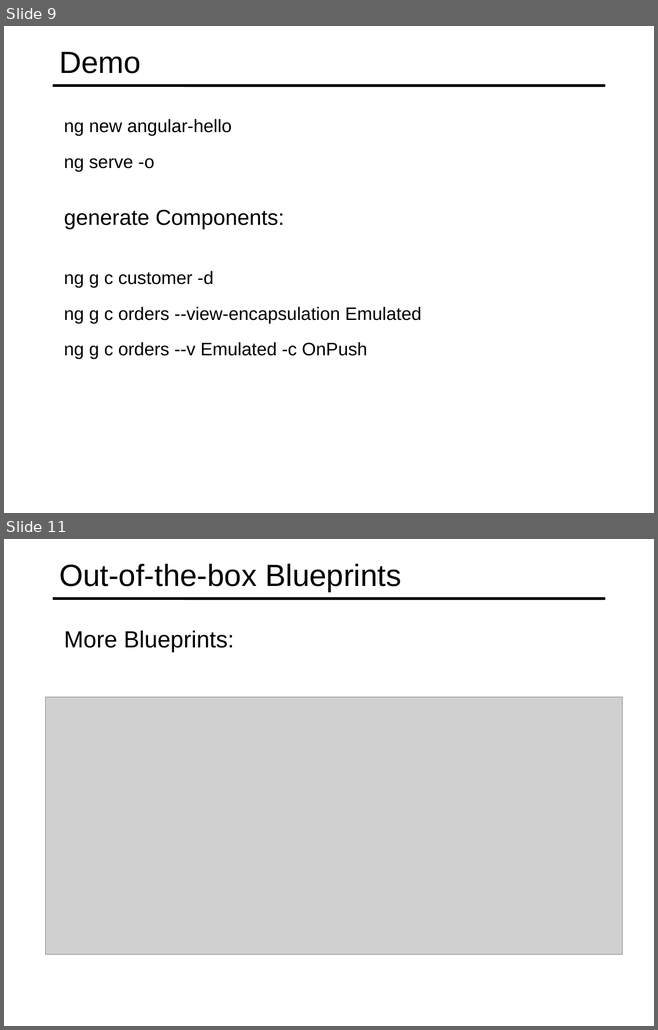
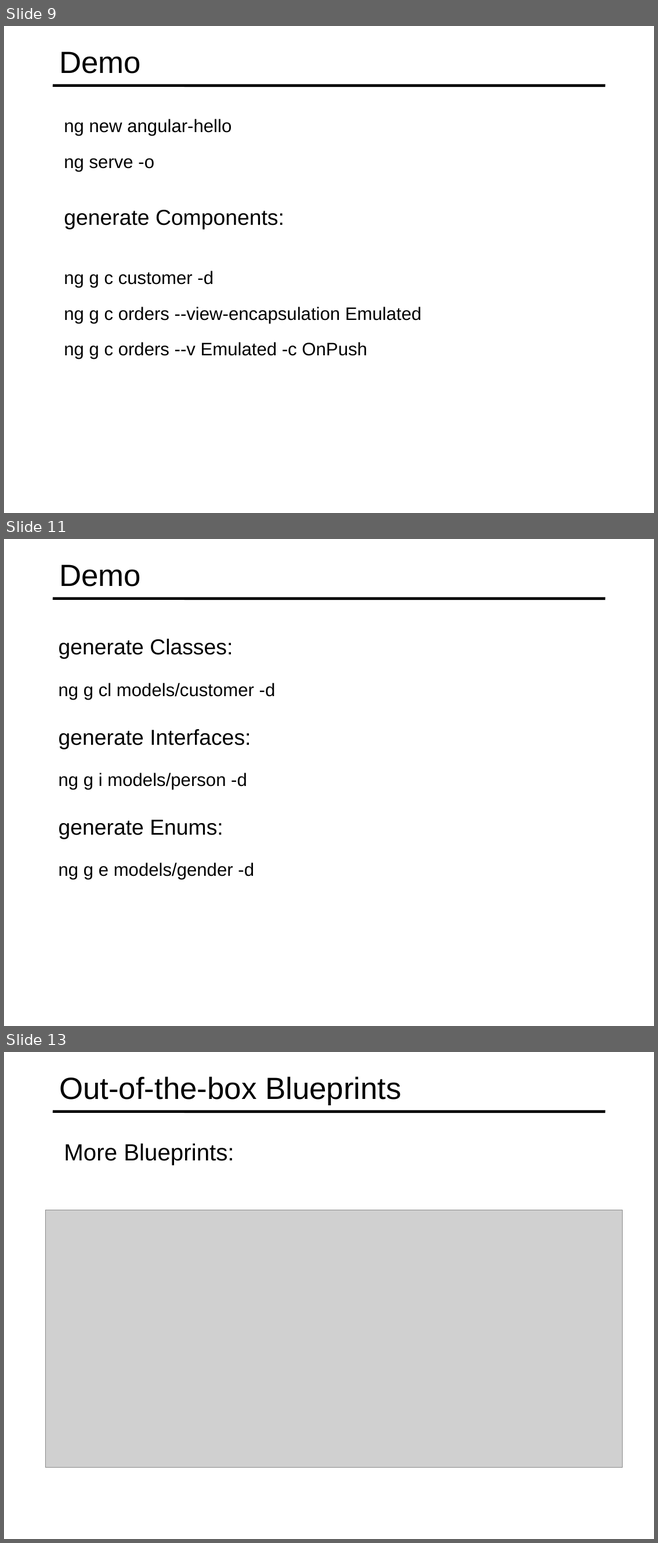
Before and after one commit to specter01wj/Jago_Link_Training, a slide deck: Angular/Angular7/Angular CLI/4.Generating Code from Blueprints/L4_Generating Code from Blueprints.ppt. Shown one above the other, each under a label of ours: slides 9 and 11 before the commit, slides 9, 11 and 13 after it; the slides between them are not shown. The pictures are 658x1030 and 658x1543 pixels, drawn with LibreOffice and Linux fonts; fonts in the diff are those of the drawing; grey boxes stand for pictures. Boxes give left, top, right and bottom in pixels: in the first picture for what was removed or moved away, otherwise in the second. Text is boxed around its words. In the diff, an @@ line names an element or a change of style, - is before the commit and + after.

```diff
--- a/Angular/Angular7/Angular CLI/4.Generating Code from Blueprints/L4_Generating Code from Blueprints.ppt
+++ b/Angular/Angular7/Angular CLI/4.Generating Code from Blueprints/L4_Generating Code from Blueprints.ppt
@@ slide 11 added at bbox=[4, 539, 654, 1026], background #FFFFFF; not listed: 1 template element that a slide beside it also shows @@
@@ title added at bbox=[59, 565, 141, 587], 34 pt, text #000000 @@
+Demo
@@ text added at bbox=[59, 639, 233, 659], 24 pt, text #000000 @@
+  generate Classes:
@@ text added at bbox=[59, 683, 275, 700], 20 pt, text #000000 @@
+  ng g cl models/customer -d
@@ text added at bbox=[59, 729, 250, 749], 24 pt, text #000000 @@
+  generate Interfaces:
@@ text added at bbox=[59, 773, 247, 790], 20 pt, text #000000 @@
+  ng g i models/person -d
@@ text added at bbox=[59, 820, 223, 839], 24 pt, text #000000 @@
+  generate Enums:
@@ text added at bbox=[59, 863, 254, 880], 20 pt, text #000000 @@
+  ng g e models/gender -d
@@ what was slide 11 is now slide 13 @@
```
Also in this commit, not shown: 1 slide changed, 1 other slide added.
